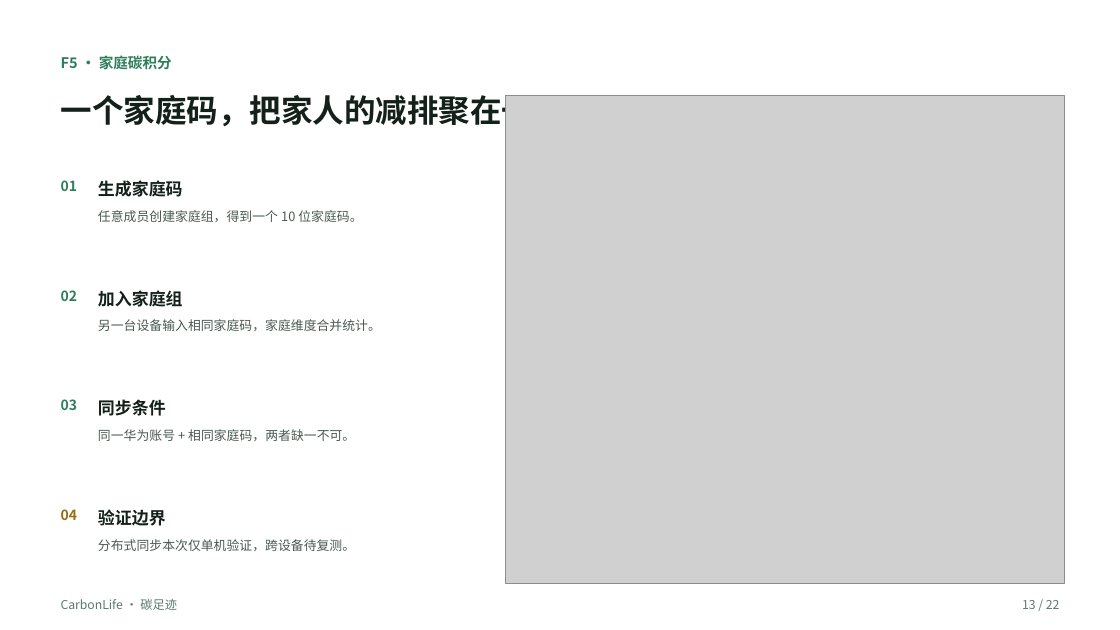
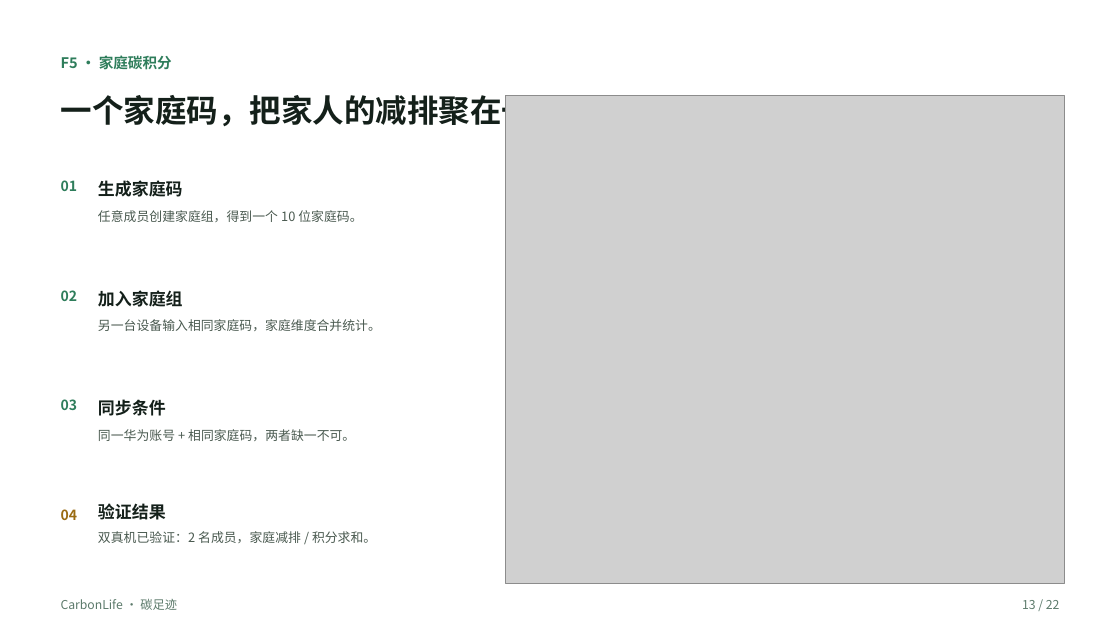
Before and after one commit to zyx-dc/CarbonLife, a slide deck: slide 13 of docs/tasks/ppt/CarbonLife-答辩PPT.pptx. Drawn at 1120x630 pixels with LibreOffice and Linux fonts; fonts in the diff are those of the drawing; grey boxes stand for pictures; background and template pictures are left out. Boxes give left, top, right and bottom in pixels: in the first picture for what was removed or moved away, otherwise in the second. Text is boxed around its words. In the diff, an @@ line names an element or a change of style, - is before the commit and + after.

```diff
--- a/docs/tasks/ppt/CarbonLife-答辩PPT.pptx
+++ b/docs/tasks/ppt/CarbonLife-答辩PPT.pptx
@@ text at box(98, 503, 166, 520): text changed @@
-验证边界
+验证结果
@@ text at box(98, 531, 376, 543): text changed @@
-分布式同步本次仅单机验证，跨设备待复测。
+双真机已验证：2 名成员，家庭减排 / 积分求和。
```
Also in this commit, not shown: 2 other slides changed, 6 other files.
